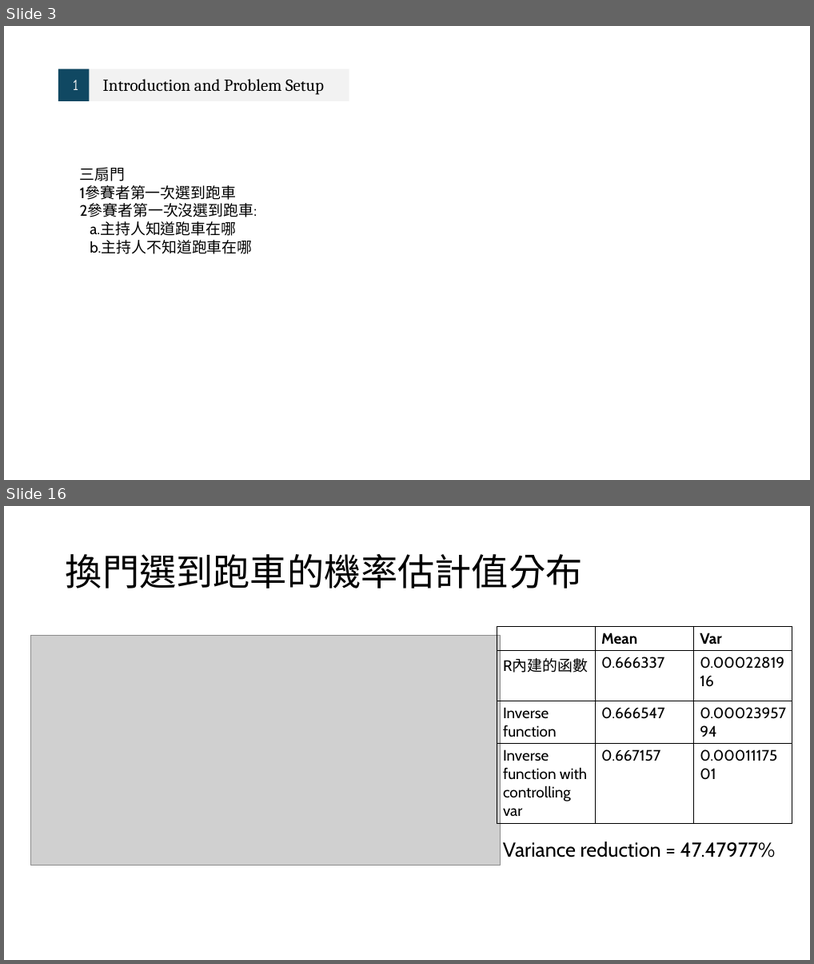
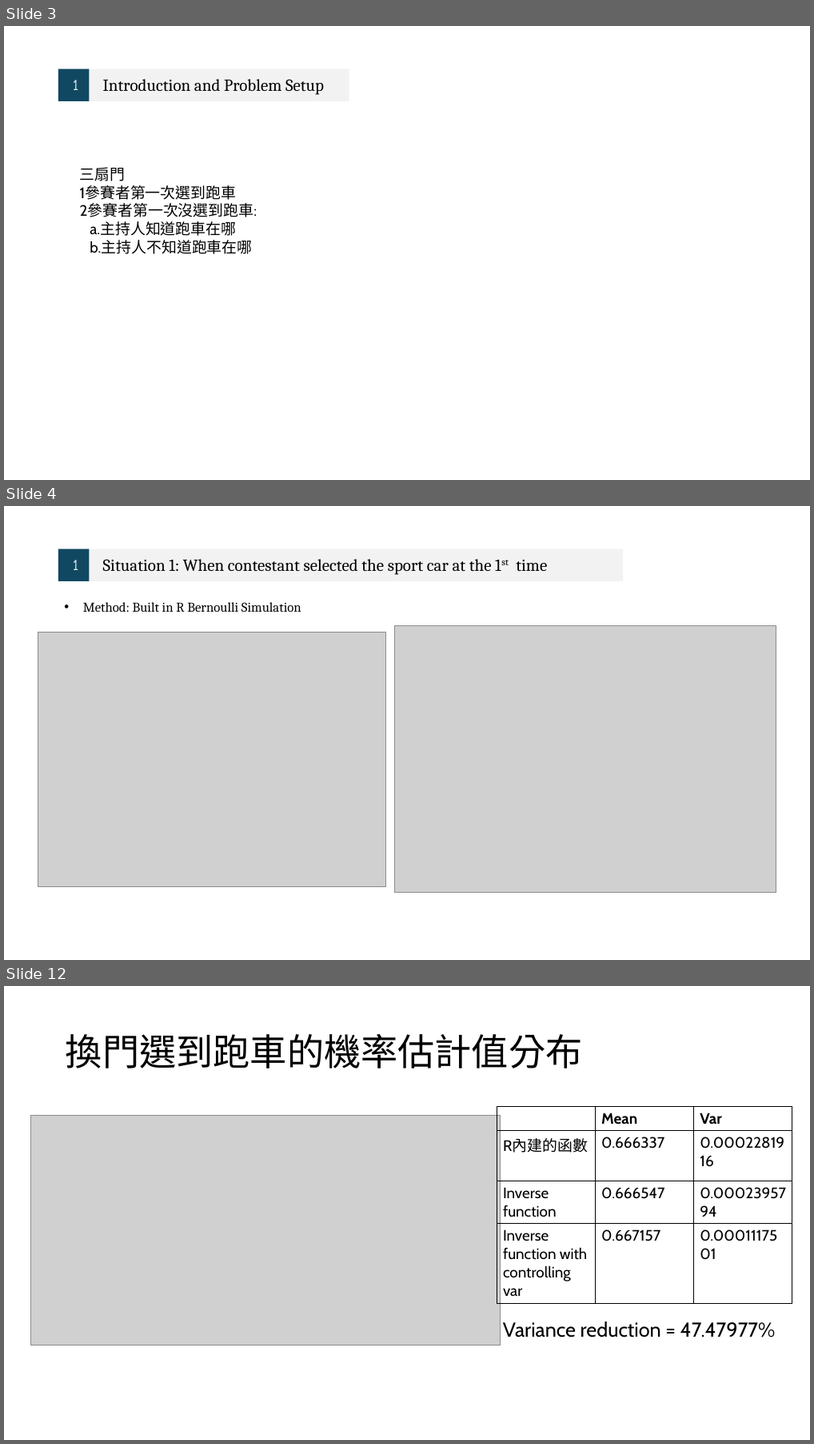
Before and after one commit to Sheena0210/monty-hall-simulation, a slide deck: 統計計算.pptx. Shown one above the other, each under a label of ours: slides 3 and 16 before the commit, slides 3, 4 and 12 after it; the slides between them are not shown. The pictures are 814x964 and 814x1444 pixels, drawn with LibreOffice and Linux fonts; fonts in the diff are those of the drawing; grey boxes stand for pictures. Boxes give left, top, right and bottom in pixels: in the first picture for what was removed or moved away, otherwise in the second. Text is boxed around its words. In the diff, an @@ line names an element or a change of style, - is before the commit and + after.

```diff
--- a/統計計算.pptx
+++ b/統計計算.pptx
@@ slide 4 added at (4, 506, 810, 960), background #FFFFFF @@
@@ group added at (58, 549, 623, 581): 2 rectangles, 2 texts @@
+1
+Situation 1: When contestant selected the sport car at the 1st time
@@ text added at (83, 602, 302, 612), 16 pt, text #000000 @@
+• Method: Built in R Bernoulli Simulation
@@ picture added at (38, 632, 386, 886) @@
@@ picture added at (394, 626, 777, 892) @@
@@ what was slide 16 is now slide 12 @@
```
Also in this commit, not shown: 3 slides changed, 4 other slides added, 9 slides removed.
